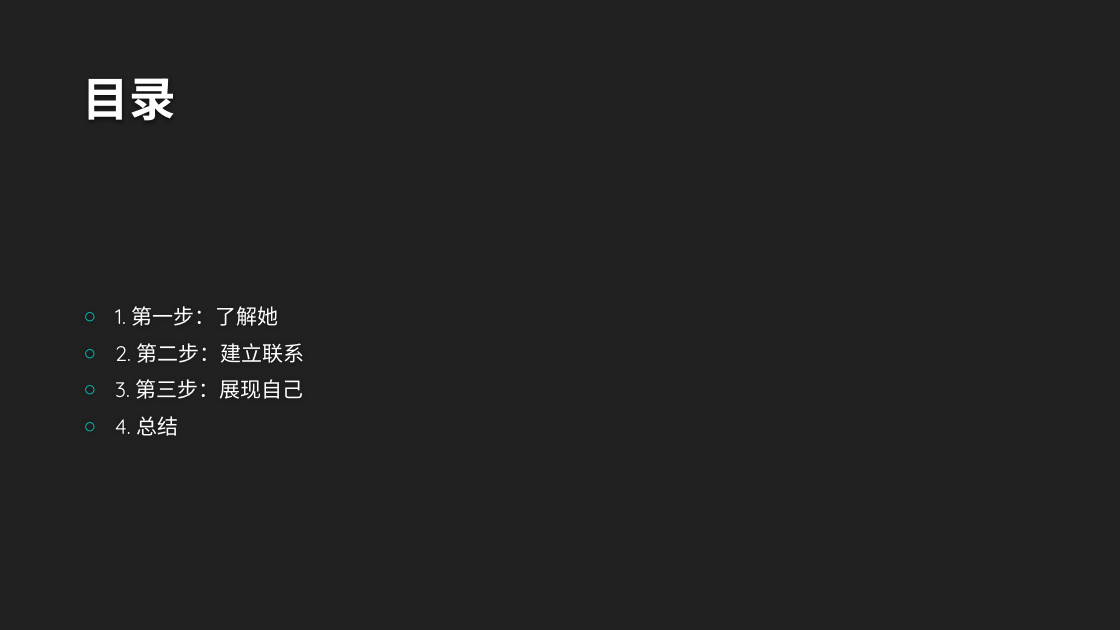
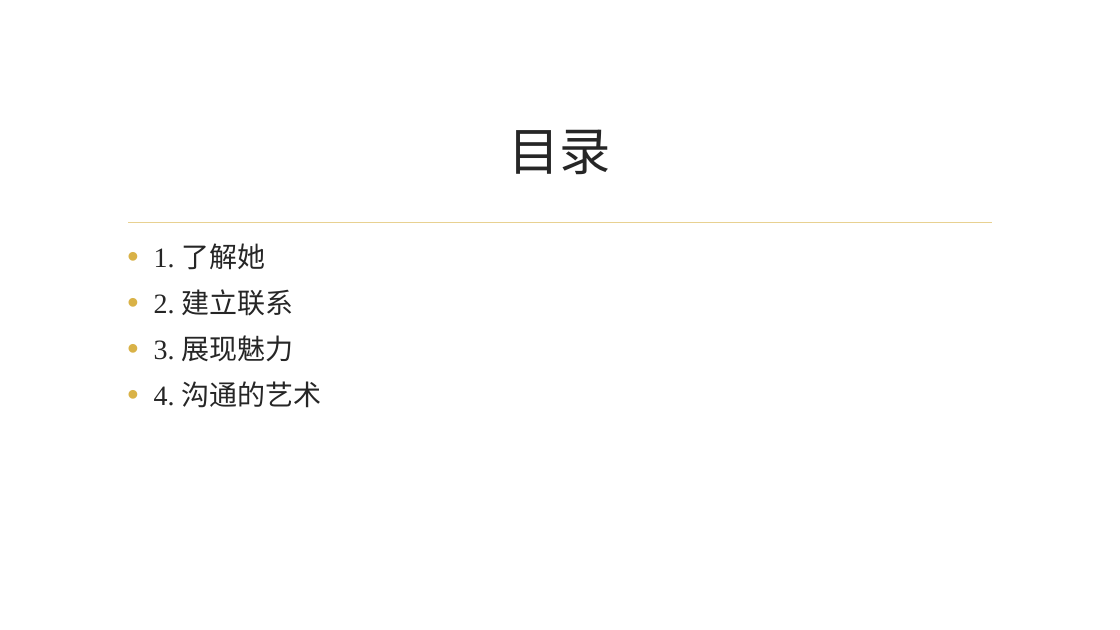
Before and after one commit to Lizhenghe-Chen/AIFileGenerator, a slide deck: slide 2 of Output/666/test.pptx. Drawn at 1120x630 pixels with LibreOffice and Linux fonts; fonts in the diff are those of the drawing; background and template pictures are left out. Boxes give left, top, right and bottom in pixels: in the first picture for what was removed or moved away, otherwise in the second. Text is boxed around its words. In the diff, an @@ line names an element or a change of style, - is before the commit and + after.

```diff
--- a/Output/666/test.pptx
+++ b/Output/666/test.pptx
@@ background #212121 to picture (left out) @@
@@ title "目录": place and size @@
-title "目录" at [83,78,176,121]
+title "目录" at [509,129,612,175]
@@ title "目录" at [509,129,612,175]: size 40 to 44 pt, font Quicksand to Times New Roman, text colour #FEFEFE to #262626, bold off; alignment left to centre; vertical alignment bottom to middle @@
@@ text "1. 了解她" at [154,243,322,408]: vertical alignment middle to top @@
@@ line added from (129, 223) to (992, 223), #E8D191 1.25 pt @@
@@ text at [154,243,322,408]: text changed; size 18 to 24 pt; font Quicksand to Times New Roman; text colour #FFFFFF to #262626 @@
-○ 1. 第一步：了解她
-○ 2. 第二步：建立联系
-○ 3. 第三步：展现自己
-○ 4. 总结
+• 1. 了解她
+• 2. 建立联系
+• 3. 展现魅力
+• 4. 沟通的艺术
```
Also in this commit, not shown: 1 other slide changed, 4 slides added, 4 slides removed, 11 other files.
